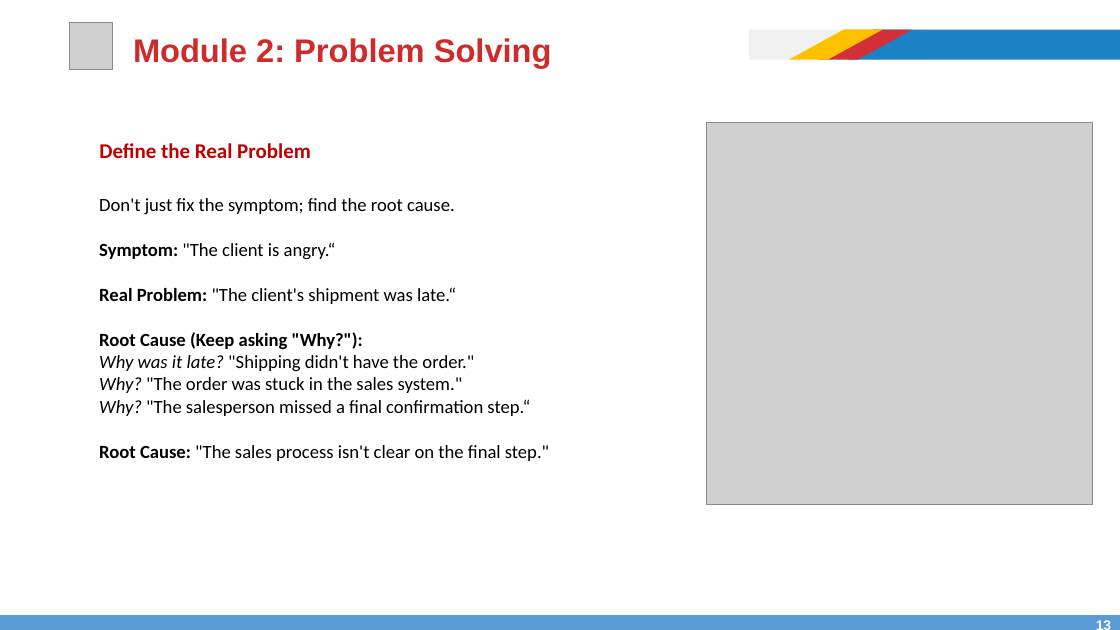
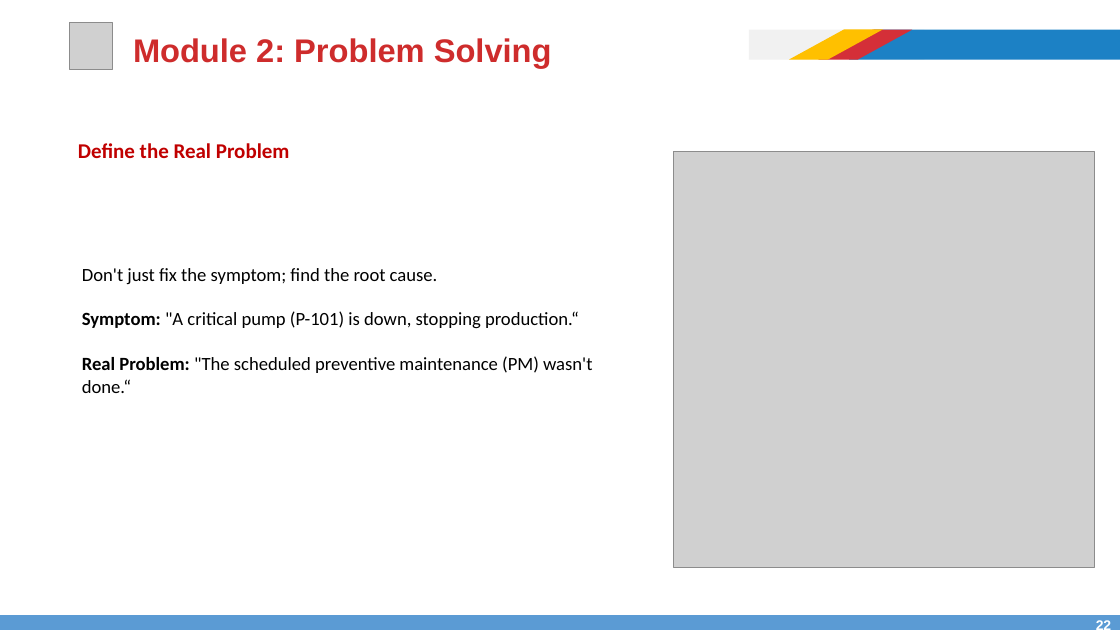
Before and after one commit to afathelbab/cnpc, a slide deck: slide 22 of computer-basics-soft-skills/day3/Computer Skills and Soft Skills - Lec-3.pptx (slide 13 before the commit). Drawn at 1120x630 pixels with LibreOffice and Linux fonts; fonts in the diff are those of the drawing; grey boxes stand for pictures. Boxes give left, top, right and bottom in pixels: in the first picture for what was removed or moved away, otherwise in the second. Text is boxed around its words. In the diff, an @@ line names an element or a change of style, - is before the commit and + after.

```diff
--- a/computer-basics-soft-skills/day3/Computer Skills and Soft Skills - Lec-3.pptx
+++ b/computer-basics-soft-skills/day3/Computer Skills and Soft Skills - Lec-3.pptx
@@ text "Define the Real Problem": place and size @@
-text "Define the Real Problem" at (99, 143, 311, 158)
+text "Define the Real Problem" at (78, 143, 290, 158)
@@ picture: place and size @@
-picture at (707, 123, 1093, 504)
+picture at (674, 152, 1095, 567)
@@ text "Don't just fix the symptom; ...": place and size @@
-text "Don't just fix the symptom; ..." at (99, 198, 549, 461)
+text "Don't just fix the symptom; ..." at (82, 268, 592, 393)
@@ text at (82, 311, 592, 393): text changed @@
-Symptom: "The client is angry.“
-Real Problem: "The client's shipment was late.“
-Root Cause (Keep asking "Why?"):
-  Why was it late? "Shipping didn't have the order."
-  Why? "The order was stuck in the sales system."
-  Why? "The salesperson missed a final confirmation step.“
-  Root Cause: "The sales process isn't clear on the final step."
+Symptom: "A critical pump (P-101) is down, stopping production.“
+Real Problem: "The scheduled preventive maintenance (PM) wasn't done.“
@@ page number at (1092, 618, 1116, 630): text changed @@
-13
+22
```
Also in this commit, not shown: 4 other slides changed, 13 slides added, 1 slide removed.
